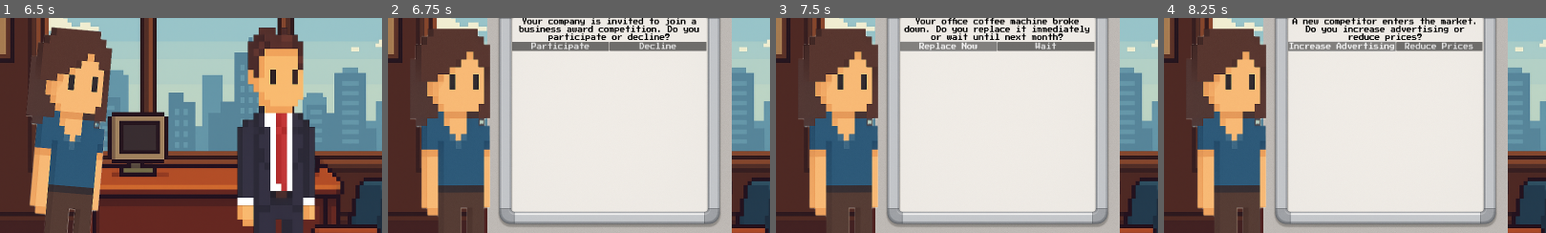
Above: before the commit, frames 1-4 (left to right).
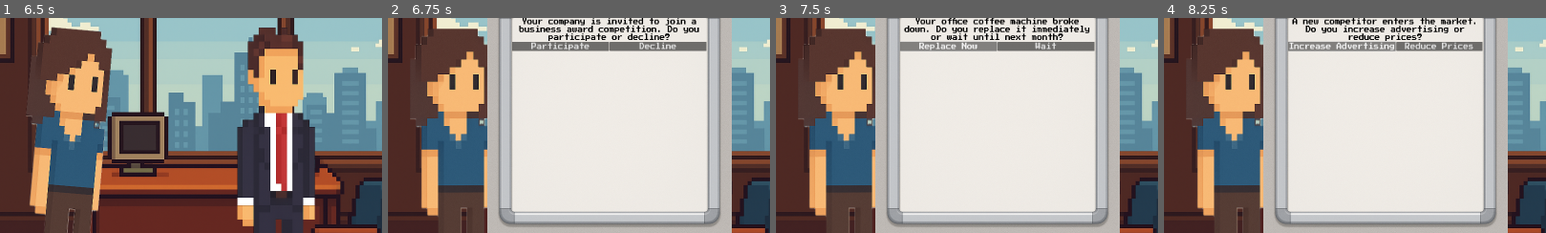
Above: after the commit, the same moments.

Repository: IU-Internationale-Hochschule-Augsburg/You-re-the-Boss-Now
Game: Godot game, scene res://main.tscn
Same seed, same stepped clock (60 frames per second), same inputs: the game is played once before the commit and once after it.
Inputs:
- Up to frame 1 (6.5 s): tap Enter at 0.5 s
- Up to frame 2 (6.75 s): no input
- Up to frame 3 (7.5 s): click "Participate" at 7.25 s
- Up to frame 4 (8.25 s): click "Replace Now" at 8 s
The pictures show only the part of the screen within x 14-64%, y 28-78%; the shares and areas given below are measured in that part.

Frame 1 is identical in both runs. In frame 2, 0.5% of the frame differs, in the area x 26-27%, y 12-88%; in frame 3, 0.5%; in frame 4, 0.5%.

Commit message:
fixed next quarter button

Diff:
--- a/Scripts/World.gd
+++ b/Scripts/World.gd
@@ -33,10 +33,8 @@
 func _next_quarter_1():
 	$QuarterControl.visible = false
 	$Employee1.walk_in()
-	print("walk in")
 
 func _next_quarter_2():
-	print("inside")
 	$TaskControl.openTask()
 	$TaskControl.visible = true
 	tasks_left = 2
--- a/main.tscn
+++ b/main.tscn
@@ -155,6 +155,23 @@
 speed_scale = 4.0
 
 [node name="PositionAnimationPlayer" type="AnimationPlayer" parent="Ceo"]
+libraries = {
+&"": SubResource("AnimationLibrary_efxa6")
+}
+
+[node name="Employee1" type="Sprite2D" parent="."]
+position = Vector2(-601, 122)
+scale = Vector2(0.506836, 0.648438)
+texture = ExtResource("10_4c57u")
+script = ExtResource("11_efxa6")
+
+[node name="AnimationPlayer" type="AnimationPlayer" parent="Employee1"]
+libraries = {
+&"": SubResource("AnimationLibrary_5vw27")
+}
+speed_scale = 4.0
+
+[node name="PositionAnimationPlayer" type="AnimationPlayer" parent="Employee1"]
 libraries = {
 &"": SubResource("AnimationLibrary_efxa6")
 }
@@ -291,29 +308,12 @@
 layout_mode = 2
 text = "Restart"
 
-[node name="Employee1" type="Sprite2D" parent="."]
-position = Vector2(-601, 122)
-scale = Vector2(0.506836, 0.648438)
-texture = ExtResource("10_4c57u")
-script = ExtResource("11_efxa6")
-
-[node name="AnimationPlayer" type="AnimationPlayer" parent="Employee1"]
-libraries = {
-&"": SubResource("AnimationLibrary_5vw27")
-}
-speed_scale = 4.0
-
-[node name="PositionAnimationPlayer" type="AnimationPlayer" parent="Employee1"]
-libraries = {
-&"": SubResource("AnimationLibrary_efxa6")
-}
-
 [connection signal="arrived_at_desk" from="Ceo" to="." method="_on_ceo_arrived_at_desk"]
 [connection signal="animation_finished" from="Ceo/PositionAnimationPlayer" to="Ceo" method="_on_position_animation_player_animation_finished"]
-[connection signal="pressed" from="TaskControl/VBoxContainer/HBoxContainer/AButton" to="." method="_on_button_a_pressed"]
-[connection signal="pressed" from="TaskControl/VBoxContainer/HBoxContainer/BButton" to="." method="_on_button_b_pressed"]
-[connection signal="pressed" from="QuarterControl/NextQuarterButton" to="." method="_next_quarter"]
-[connection signal="pressed" from="GameOverControl/VBoxContainer/RestartButton" to="." method="_restart_game"]
 [connection signal="arrived" from="Employee1" to="." method="_next_quarter_2"]
 [connection signal="left" from="Employee1" to="." method="_end_quarter_2"]
 [connection signal="animation_finished" from="Employee1/PositionAnimationPlayer" to="Employee1" method="_on_position_animation_player_animation_finished"]
+[connection signal="pressed" from="TaskControl/VBoxContainer/HBoxContainer/AButton" to="." method="_on_button_a_pressed"]
+[connection signal="pressed" from="TaskControl/VBoxContainer/HBoxContainer/BButton" to="." method="_on_button_b_pressed"]
+[connection signal="pressed" from="QuarterControl/NextQuarterButton" to="." method="_next_quarter_1"]
+[connection signal="pressed" from="GameOverControl/VBoxContainer/RestartButton" to="." method="_restart_game"]
